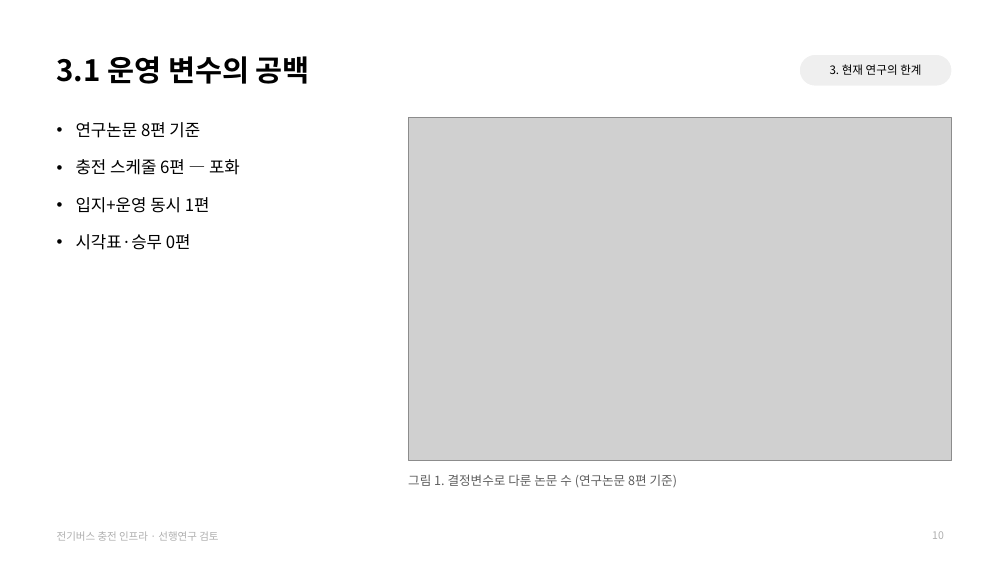
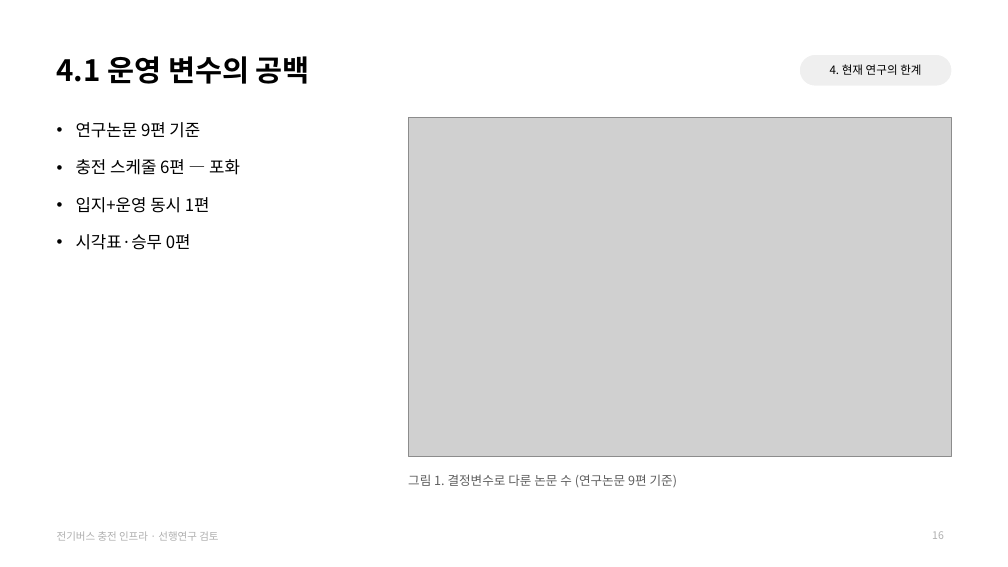
Before and after one commit to jujuwon7/presentation, a slide deck: slide 16 of 전기버스_충전인프라_선행연구_검토.pptx (slide 10 before the commit). Drawn at 1008x567 pixels with LibreOffice and Linux fonts; fonts in the diff are those of the drawing; grey boxes stand for pictures. Boxes give left, top, right and bottom in pixels: in the first picture for what was removed or moved away, otherwise in the second. Text is boxed around its words. In the diff, an @@ line names an element or a change of style, - is before the commit and + after.

```diff
--- a/전기버스_충전인프라_선행연구_검토.pptx
+++ b/전기버스_충전인프라_선행연구_검토.pptx
@@ title at (57,56,310,84): text changed @@
-3.1 운영 변수의 공백
+4.1 운영 변수의 공백
@@ text at (830,64,921,75): text changed @@
-3. 현재 연구의 한계
+4. 현재 연구의 한계
@@ picture: place and size @@
-picture at (408,117,951,461)
+picture at (408,117,951,457)
@@ text at (76,122,200,138): text changed @@
-• 연구논문 8편 기준
+• 연구논문 9편 기준
```
Also in this commit, not shown: 13 other slides changed, 6 slides added.
